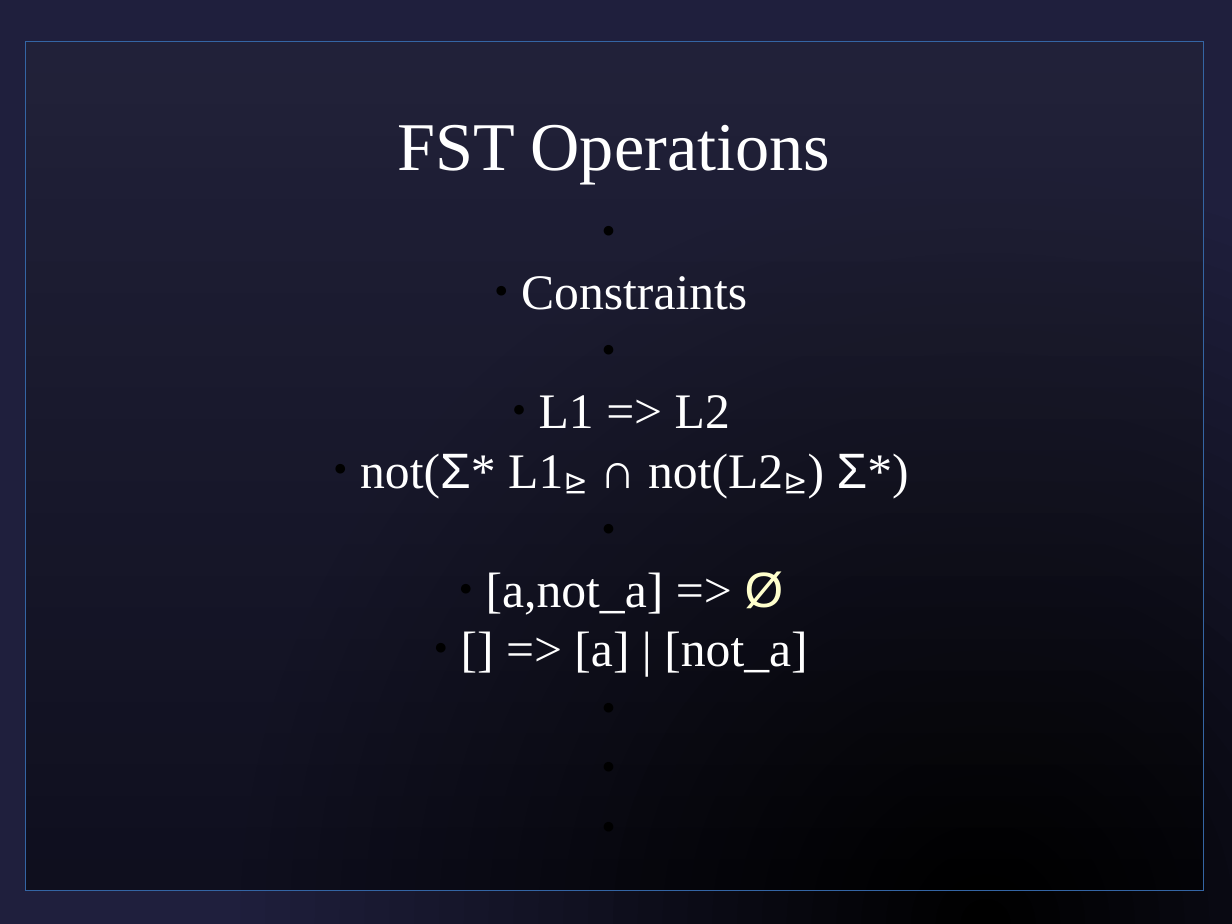
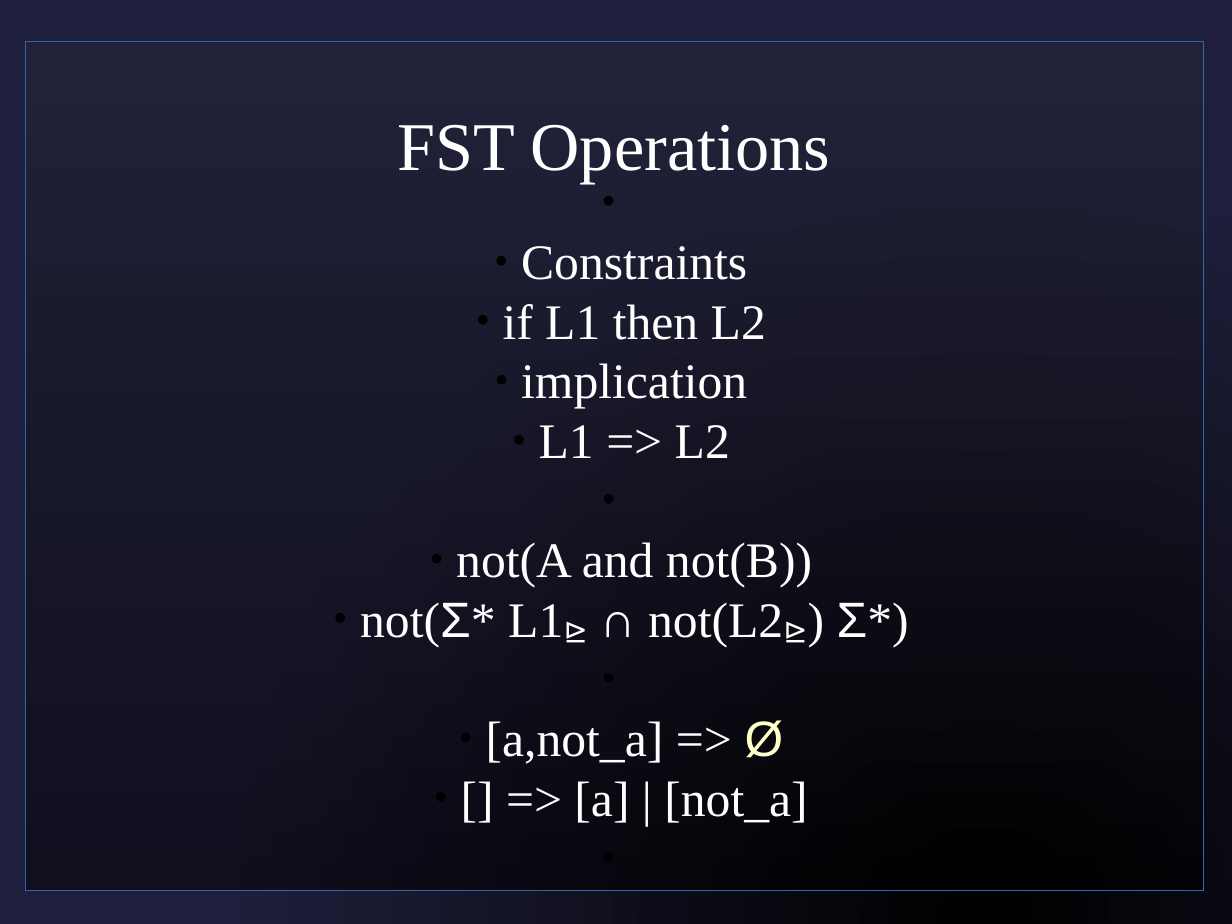
Before and after one commit to sjf/eventlogic, a slide deck: slide 10 of pres1.odp (slide 16 before the commit). Drawn at 1232x924 pixels with LibreOffice and Linux fonts; fonts in the diff are those of the drawing; background and template pictures are left out. Boxes give left, top, right and bottom in pixels: in the first picture for what was removed or moved away, otherwise in the second. Text is boxed around its words. In the diff, an @@ line names an element or a change of style, - is before the commit and + after.

```diff
--- a/pres1.odp
+++ b/pres1.odp
@@ subtitle "Constraints" moved from (x1=360, y1=276, x2=909, y2=673) to (x1=360, y1=246, x2=909, y2=823) @@
@@ subtitle at (x1=503, y1=304, x2=766, y2=408): paragraphs added @@
+  ● if L1 then L2
+  ● implication
@@ subtitle at (x1=456, y1=542, x2=812, y2=587): paragraph added @@
+  ● not(A and not(B))
```
Also in this commit, not shown: 11 other slides changed, 6 slides removed.
